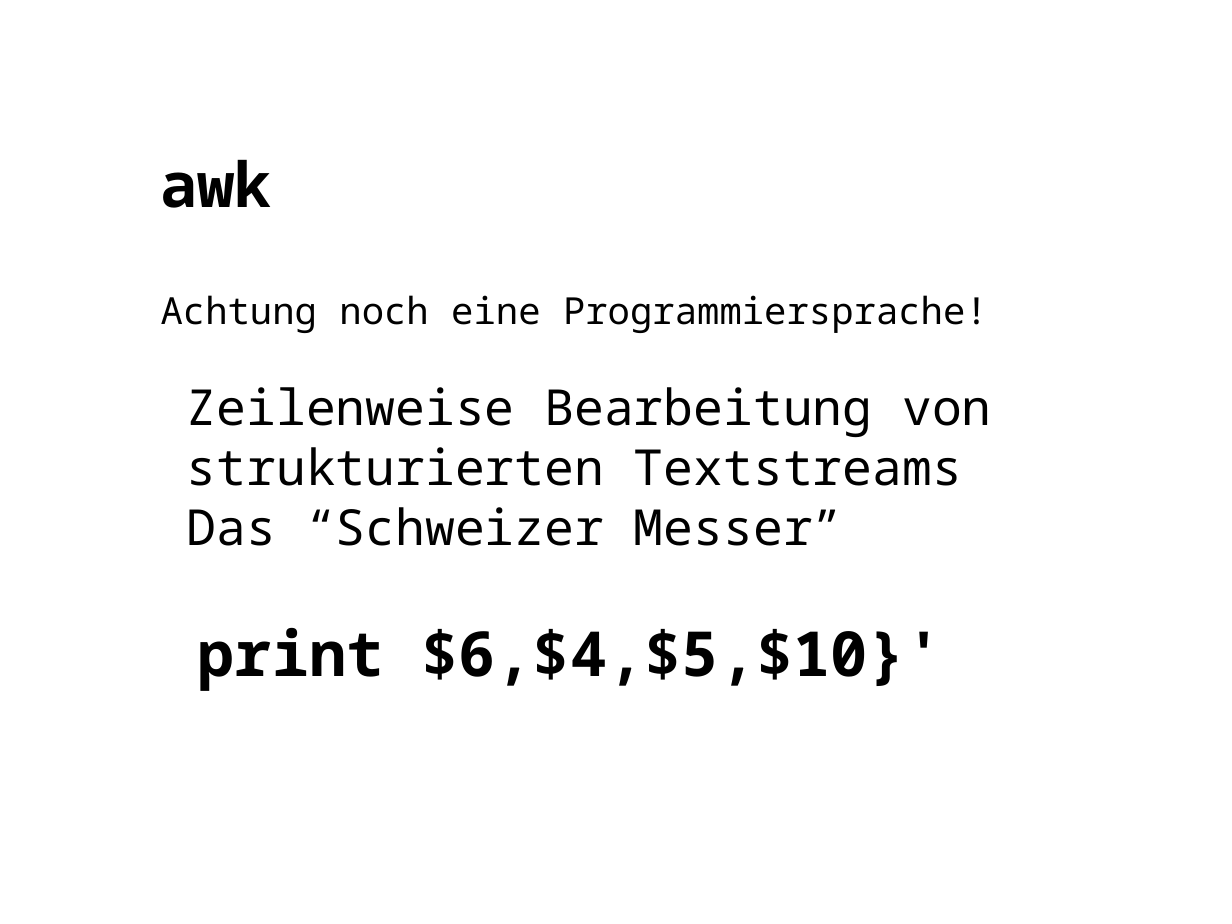
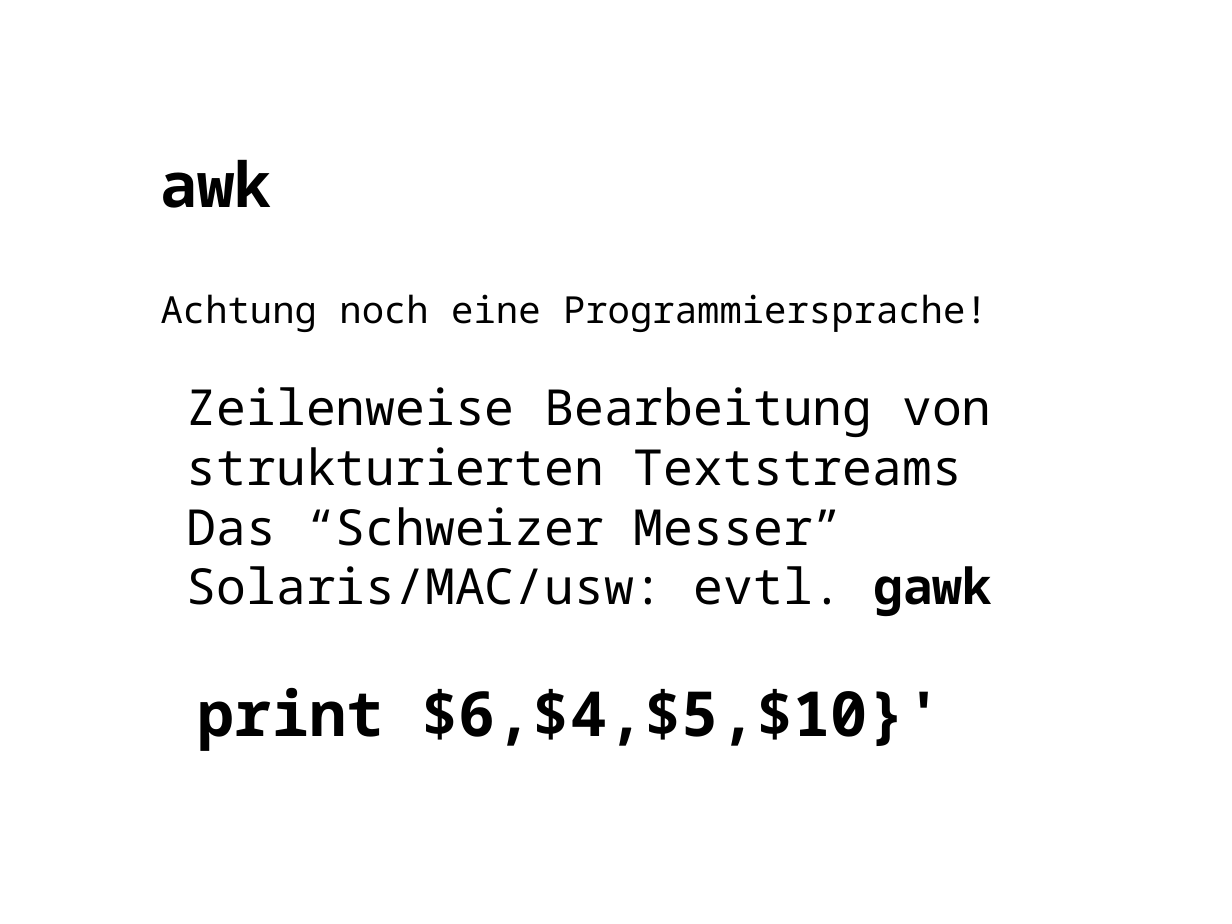
Before and after one commit to koospal/docker, a slide deck: slide 34 of bash/2019-bashing.odp. Drawn at 1232x924 pixels with LibreOffice and Linux fonts; fonts in the diff are those of the drawing; background and template pictures are left out. Boxes give left, top, right and bottom in pixels: in the first picture for what was removed or moved away, otherwise in the second. Text is boxed around its words. In the diff, an @@ line names an element or a change of style, - is before the commit and + after.

```diff
--- a/bash/2019-bashing.odp
+++ b/bash/2019-bashing.odp
@@ text at box(187, 566, 992, 616): paragraph added @@
+● Solaris/MAC/usw: evtl. gawk
```
Also in this commit, not shown: 6 other slides changed, 6 slides added.
